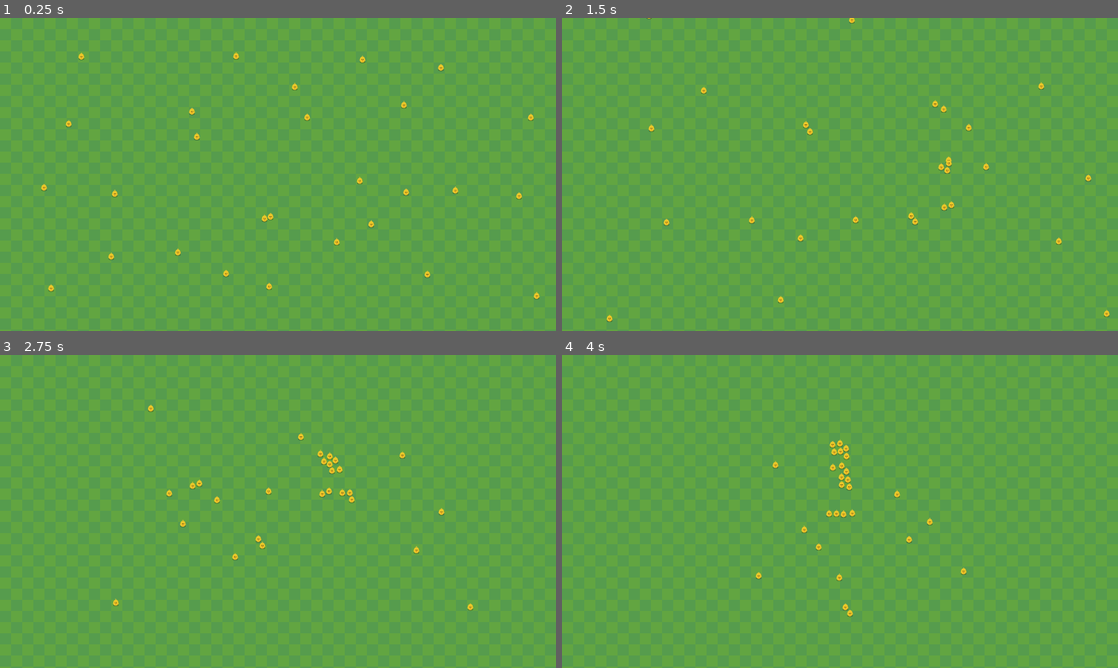
Above: before the commit, frames 1-4 (two rows, left to right).
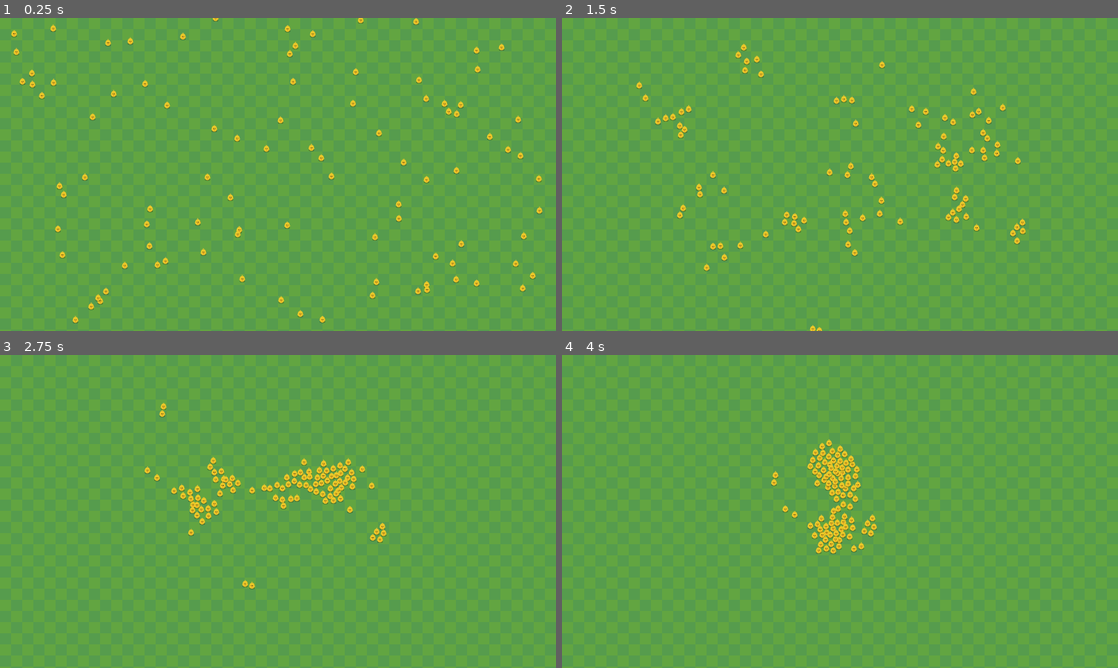
Above: after the commit, the same moments.

Repository: kyrick/godot-boids
Game: Godot game, scene res://src/Levels/RandomChickens.tscn
Same seed, same stepped clock (60 frames per second), same inputs: the game is played once before the commit and once after it. Before the commit the project starts from res://src/Levels/ManyChickens.tscn.
Inputs (mouse positions are in pixels of both pictures, inside the frame that each line leads up to):
- Up to frame 1 (0.25 s): no input
- Up to frame 2 (1.5 s): move the mouse to (962, 158) at 0.52 s; click (962, 158) at 0.67 s; move the mouse to (728, 190) at 1.27 s; click (728, 190) at 1.42 s
- Up to frame 3 (2.75 s): move the mouse to (333, 442) at 2.02 s; click (333, 442) at 2.17 s
- Up to frame 4 (4 s): move the mouse to (812, 574) at 2.77 s; click (812, 574) at 2.92 s; move the mouse to (1006, 558) at 3.52 s; click (1006, 558) at 3.67 s

The runs differ from the first frame. In frame 1, 2.4% of the frame differs, in the area x 2-98%, y 0-98%; in frame 2, 2.4%, in the area x 8-99%, y 0-100%; in frame 3, 2.3%; in frame 4, 2.1%.

Commit message:
separate forces per vector. set view radius from parent. add dispersal button

Diff:
--- a/project.godot
+++ b/project.godot
@@ -16,7 +16,7 @@
 [application]
 
 config/name="Simple-flocking"
-run/main_scene="res://src/Levels/ManyChickens.tscn"
+run/main_scene="res://src/Levels/RandomChickens.tscn"
 config/icon="res://icon.png"
 
 [display]
--- a/src/Actors/Actor.gd
+++ /dev/null
@@ -1,4 +0,0 @@
-extends KinematicBody2D
-
-export var speed: = 200.0
-export var max_force: = 0.05
--- a/src/Actors/Chicken/Chicken.gd
+++ b/src/Actors/Chicken/Chicken.gd
@@ -1,15 +1,26 @@
-extends "res://src/Actors/Actor.gd"
+extends KinematicBody2D
 
+export var max_speed: = 200.0
+export var mouse_follow_force: = 0.05
+export var cohesion_force: = 0.05
+export var algin_force: = 0.05
+export var separation_force: = 0.05
+export(float) var view_distance: = 50.0
 export(float) var avoid_distance: = 20.0
 
+
+var _width = ProjectSettings.get_setting("display/window/size/width")
+var _height = ProjectSettings.get_setting("display/window/size/height")
+
 var _flock: Array = []
-var _mouse_target = Vector2.INF
-var _velocity = Vector2()
+var _mouse_target: Vector2
+var _velocity: Vector2
 
 
 func _ready():
 	randomize()
-	_velocity = Vector2(rand_range(-1, 1), rand_range(-1, 1)).normalized() * speed
+	_velocity = Vector2(rand_range(-1, 1), rand_range(-1, 1)).normalized() * max_speed
+	_mouse_target = get_random_target()
 
 
 func _on_FlockView_body_entered(body: PhysicsBody2D):
@@ -23,25 +34,28 @@
 
 func _input(event):
 	if event is InputEventMouseButton:
-		_mouse_target = event.position
+		if event.get_button_index() == BUTTON_LEFT:
+			_mouse_target = event.position
+		elif event.get_button_index() == BUTTON_RIGHT:
+			_mouse_target = get_random_target()
 
 
 func _physics_process(_delta):
 	var mouse_vector = Vector2.ZERO
 	if _mouse_target != Vector2.INF:
-		mouse_vector = global_position.direction_to(_mouse_target) * speed * max_force
+		mouse_vector = global_position.direction_to(_mouse_target) * max_speed * mouse_follow_force
 
-	# get vectors to center, avoid, and alignment to flock
+	# get cohesion, alginment, and separation vectors
 	var vectors = get_flock_status(_flock)
 
 	# steer towards vectors
-	var center_vector = vectors[0] * max_force
-	var align_vector = vectors[1] * max_force
-	var avoid_vector = vectors[2] * max_force
+	var cohesion_vector = vectors[0] * cohesion_force
+	var align_vector = vectors[1] * algin_force
+	var separation_vector = vectors[2] * separation_force
 
-	var acceleration = align_vector + avoid_vector + center_vector + mouse_vector
+	var acceleration = cohesion_vector + align_vector + separation_vector + mouse_vector
 
-	_velocity = (_velocity + acceleration).clamped(speed)
+	_velocity = (_velocity + acceleration).clamped(max_speed)
 
 	_velocity = move_and_slide(_velocity)
 
@@ -60,7 +74,7 @@
 
 		var d = global_position.distance_to(neighbor_pos)
 		if d > 0 and d < avoid_distance:
-			avoid_vector -= (neighbor_pos - global_position).normalized() * (avoid_distance / d * speed)
+			avoid_vector -= (neighbor_pos - global_position).normalized() * (avoid_distance / d * max_speed)
 
 	var flock_size = flock.size()
 	if flock_size:
@@ -68,7 +82,12 @@
 		flock_center /= flock_size
 
 		var center_dir = global_position.direction_to(flock_center)
-		var center_speed = speed * (global_position.distance_to(flock_center) / $FlockView/ViewRadius.shape.radius)
+		var center_speed = max_speed * (global_position.distance_to(flock_center) / $FlockView/ViewRadius.shape.radius)
 		center_vector = center_dir * center_speed
 
 	return [center_vector, align_vector, avoid_vector]
+
+
+func get_random_target():
+	randomize()
+	return Vector2(rand_range(0, _width), rand_range(0, _height))
--- a/src/Actors/Chicken/Chicken.tscn
+++ b/src/Actors/Chicken/Chicken.tscn
@@ -6,6 +6,7 @@
 [ext_resource path="res://assets/sprites/Characters/Chick_Dead.png" type="Texture" id=4]
 [ext_resource path="res://assets/sprites/Characters/Chick_Left.png" type="Texture" id=5]
 [ext_resource path="res://src/Actors/Chicken/Chicken.gd" type="Script" id=6]
+[ext_resource path="res://src/Actors/Chicken/ViewRadius.gd" type="Script" id=7]
 
 [sub_resource type="SpriteFrames" id=1]
 animations = [ {
@@ -19,9 +20,9 @@
 "name": "walk_left",
 "speed": 5.0
 }, {
-"frames": [ ExtResource( 2 ) ],
+"frames": [ ExtResource( 1 ) ],
 "loop": true,
-"name": "walk_up",
+"name": "walk_down",
 "speed": 5.0
 }, {
 "frames": [ ExtResource( 3 ) ],
@@ -29,9 +30,9 @@
 "name": "walk_right",
 "speed": 5.0
 }, {
-"frames": [ ExtResource( 1 ) ],
+"frames": [ ExtResource( 2 ) ],
 "loop": true,
-"name": "walk_down",
+"name": "walk_up",
 "speed": 5.0
 } ]
 
@@ -40,7 +41,6 @@
 height = 4.10973
 
 [sub_resource type="CircleShape2D" id=3]
-radius = 50.0
 
 [node name="Chicken" type="KinematicBody2D" groups=[
 "prey",
@@ -48,6 +48,7 @@
 position = Vector2( -2.70764, 0.902496 )
 collision_mask = 8
 script = ExtResource( 6 )
+view_distance = 100.0
 
 [node name="AnimatedSprite" type="AnimatedSprite" parent="."]
 position = Vector2( -7.62939e-06, -0.231535 )
@@ -65,5 +66,6 @@
 
 [node name="ViewRadius" type="CollisionShape2D" parent="FlockView"]
 shape = SubResource( 3 )
+script = ExtResource( 7 )
 [connection signal="body_entered" from="FlockView" to="." method="_on_FlockView_body_entered"]
 [connection signal="body_exited" from="FlockView" to="." method="_on_FlockView_body_exited"]
--- /dev/null
+++ b/src/Actors/Chicken/ViewRadius.gd
@@ -0,0 +1,4 @@
+extends CollisionShape2D
+
+func _ready():
+	shape.radius = get_parent().get_parent().view_distance
--- a/src/Levels/RandomChickens.tscn
+++ b/src/Levels/RandomChickens.tscn
@@ -6,7 +6,7 @@
 
 [node name="RandomChickens" type="Node2D"]
 script = ExtResource( 2 )
-boids = 200
+boids = 100
 Boid = ExtResource( 3 )
 
 [node name="TileMap" type="TileMap" parent="."]
Not shown: 1 places in src/Actors/Chicken/Chicken.tscn that only renumber resources
